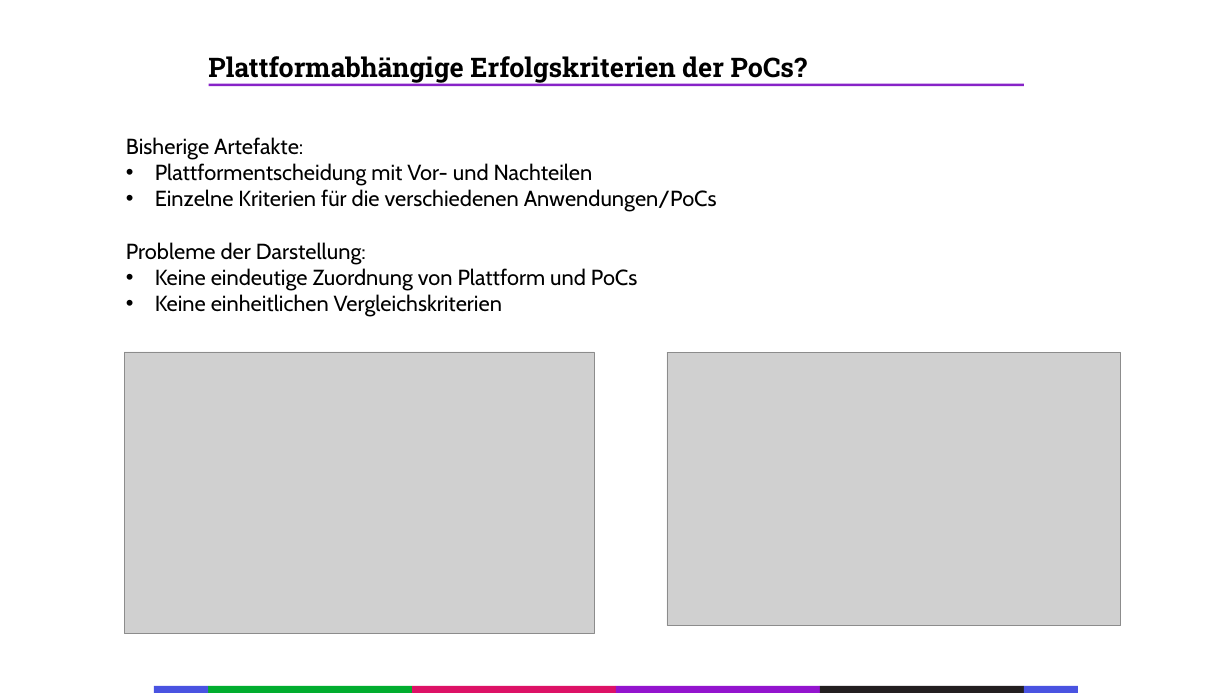
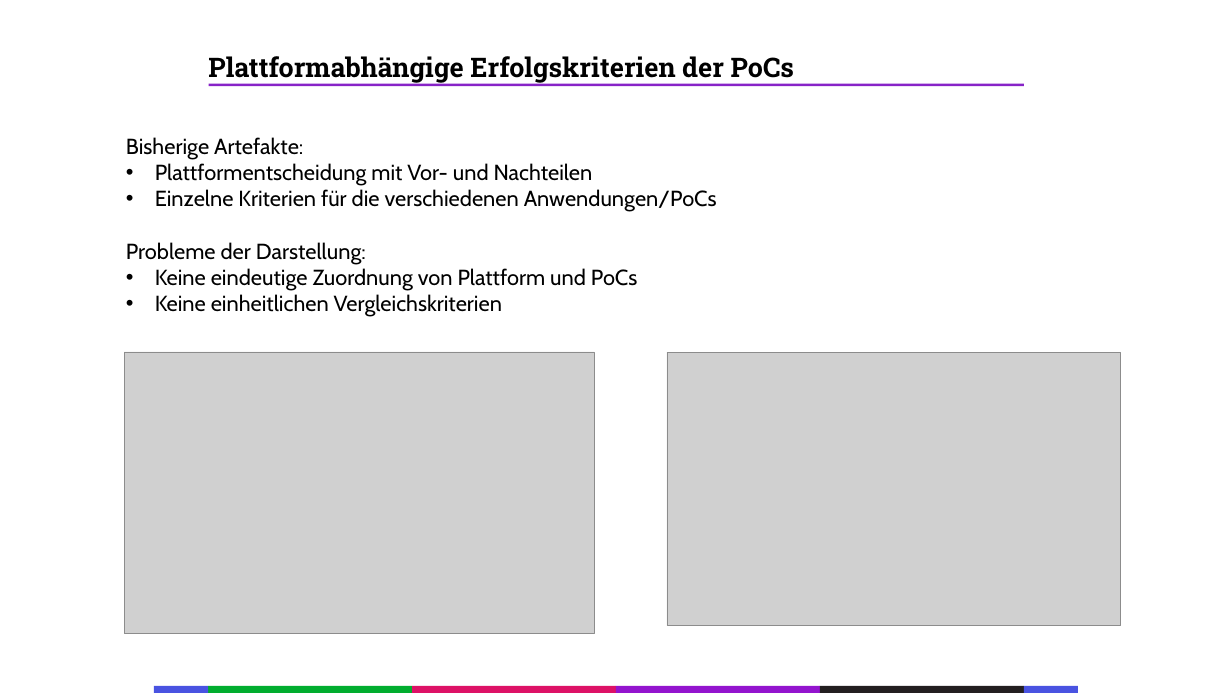
Before and after one commit to Splashpixx/EPW2122ChouliarasBurgdorfWolf, a slide deck: slide 5 of Audits/WS2122_ChouliarasBurgdorfWolf_Audit2.pptx. Drawn at 1232x693 pixels with LibreOffice and Linux fonts; fonts in the diff are those of the drawing; grey boxes stand for pictures. Boxes give left, top, right and bottom in pixels: in the first picture for what was removed or moved away, otherwise in the second. Text is boxed around its words. In the diff, an @@ line names an element or a change of style, - is before the commit and + after.

```diff
--- a/Audits/WS2122_ChouliarasBurgdorfWolf_Audit2.pptx
+++ b/Audits/WS2122_ChouliarasBurgdorfWolf_Audit2.pptx
@@ text at [208, 56, 794, 84]: text changed @@
-Plattformabhängige Erfolgskriterien der PoCs?
+Plattformabhängige Erfolgskriterien der PoCs
```
Also in this commit, not shown: 5 other slides changed, 3 slides added, 8 other files.
